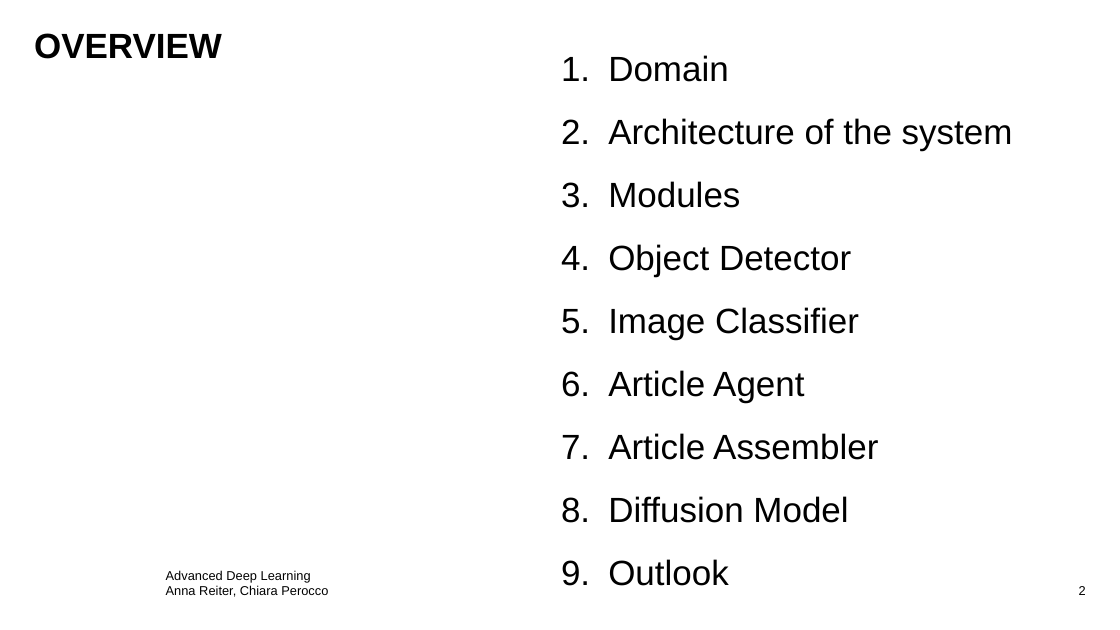
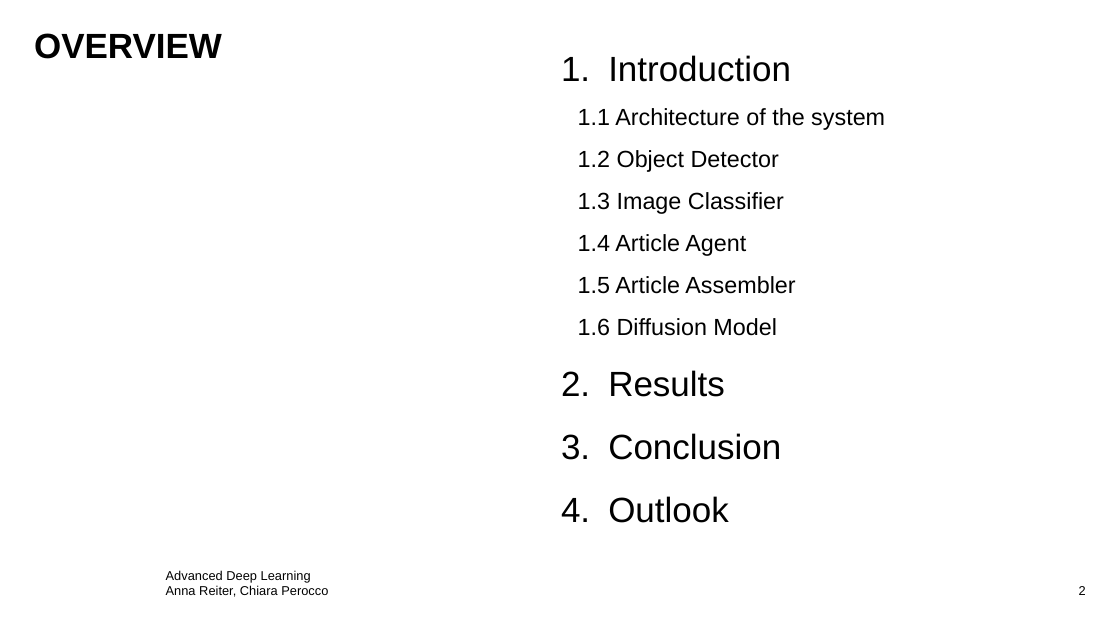
Before and after one commit to ChiaraPerocco/ADL-Project, a slide deck: slide 2 of pres.pptx. Drawn at 1120x630 pixels with LibreOffice and Linux fonts; fonts in the diff are those of the drawing; background and template pictures are left out. Boxes give left, top, right and bottom in pixels: in the first picture for what was removed or moved away, otherwise in the second. Text is boxed around its words. In the diff, an @@ line names an element or a change of style, - is before the commit and + after.

```diff
--- a/pres.pptx
+++ b/pres.pptx
@@ text at box(578, 55, 885, 460): text changed; size 30 to 20 pt @@
-1. Domain
-2. Architecture of the system
-3. Modules
-4. Object Detector
-5. Image Classifier
-6. Article Agent
-7. Article Assembler
-8. Diffusion Model
+1. Introduction
+  1.1 Architecture of the system
+  1.2 Object Detector
+  1.3 Image Classifier
+  1.4 Article Agent
+  1.5 Article Assembler
+  1.6 Diffusion Model
+2. Results
+3. Conclusion
```
Also in this commit, not shown: 5 other slides changed, 13 slides added.
